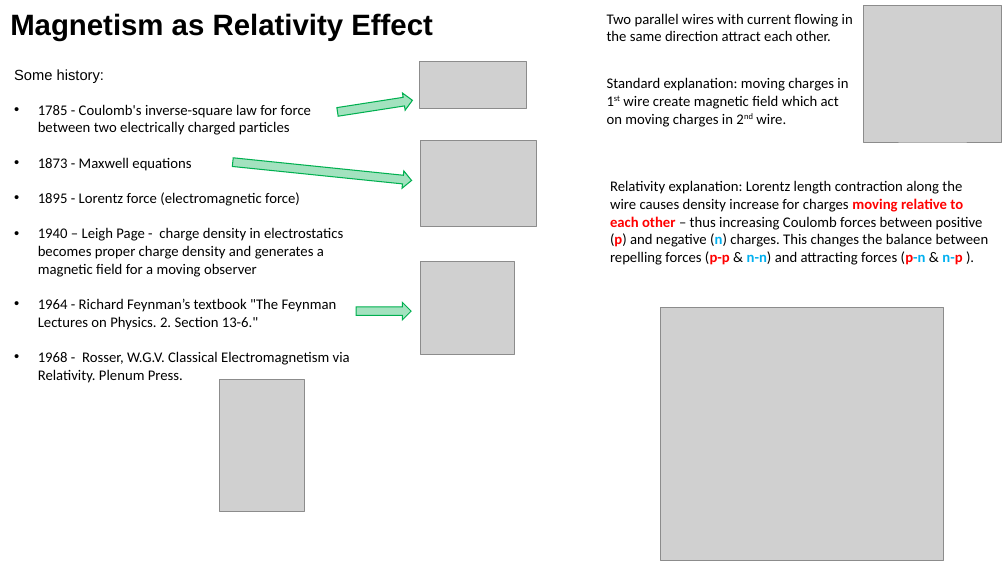
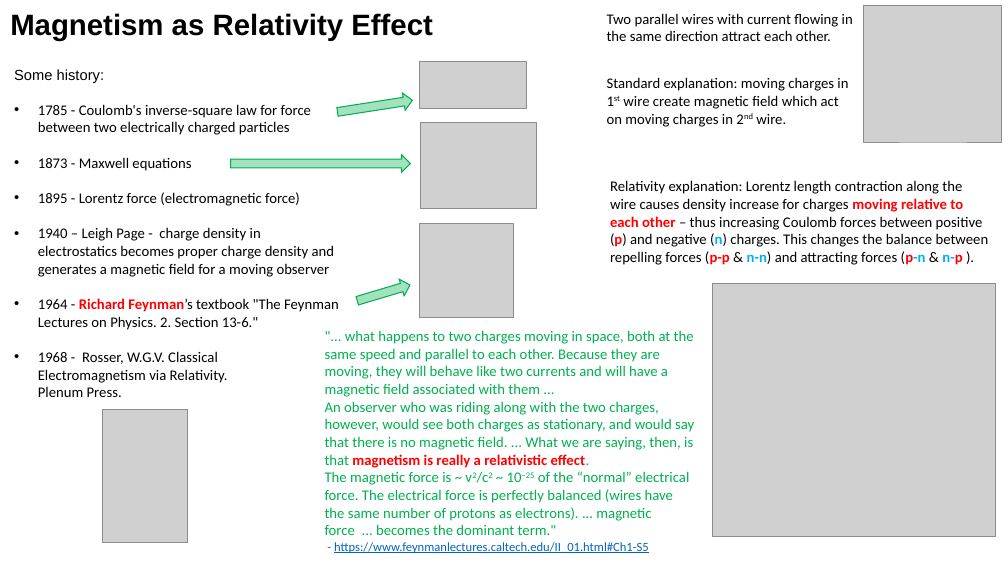
Before and after one commit to lselector/misc, a slide deck: slide 1 of Magnetism_and_Relativity.pptx. Drawn at 1008x567 pixels with LibreOffice and Linux fonts; fonts in the diff are those of the drawing; grey boxes stand for pictures. Boxes give left, top, right and bottom in pixels: in the first picture for what was removed or moved away, otherwise in the second. Text is boxed around its words. In the diff, an @@ line names an element or a change of style, - is before the commit and + after.

```diff
--- a/Magnetism_and_Relativity.pptx
+++ b/Magnetism_and_Relativity.pptx
@@ picture: place and size @@
-picture at (420,141,536,227)
+picture at (420,122,536,208)
@@ right arrow at (231,155,411,172): rotation 5 to 0 degrees @@
@@ picture: place and size @@
-picture at (420,262,514,355)
+picture at (420,224,513,318)
@@ text at (38,298,339,330): text colour #000000 to #FF0000, bold on in "Richard Feynman’s" @@
@@ right arrow at (355,277,413,309): rotation 0 to 343 degrees @@
@@ picture: place and size @@
-picture at (661,308,944,560)
+picture at (712,284,996,536)
@@ text added at (325,330,694,553), 14 pt, text #00B050 @@
+"... what happens to two charges moving in space, both at the same speed and parallel to each other. Because they are moving, they will behave like two currents and will have a magnetic field associated with them ...
+An observer who was riding along with the two charges, however, would see both charges as stationary, and would say that there is no magnetic field. ... What we are saying, then, is that magnetism is really a relativistic effect.
+The magnetic force is ~ v2/c2 ~ 10−25 of the “normal” electrical force. The electrical force is perfectly balanced (wires have the same number of protons as electrons). ... magnetic force ... becomes the dominant term."
+- https://www.feynmanlectures.caltech.edu/II_01.html#Ch1-S5
@@ picture: place and size @@
-picture at (220,379,305,511)
+picture at (103,410,188,542)
```
